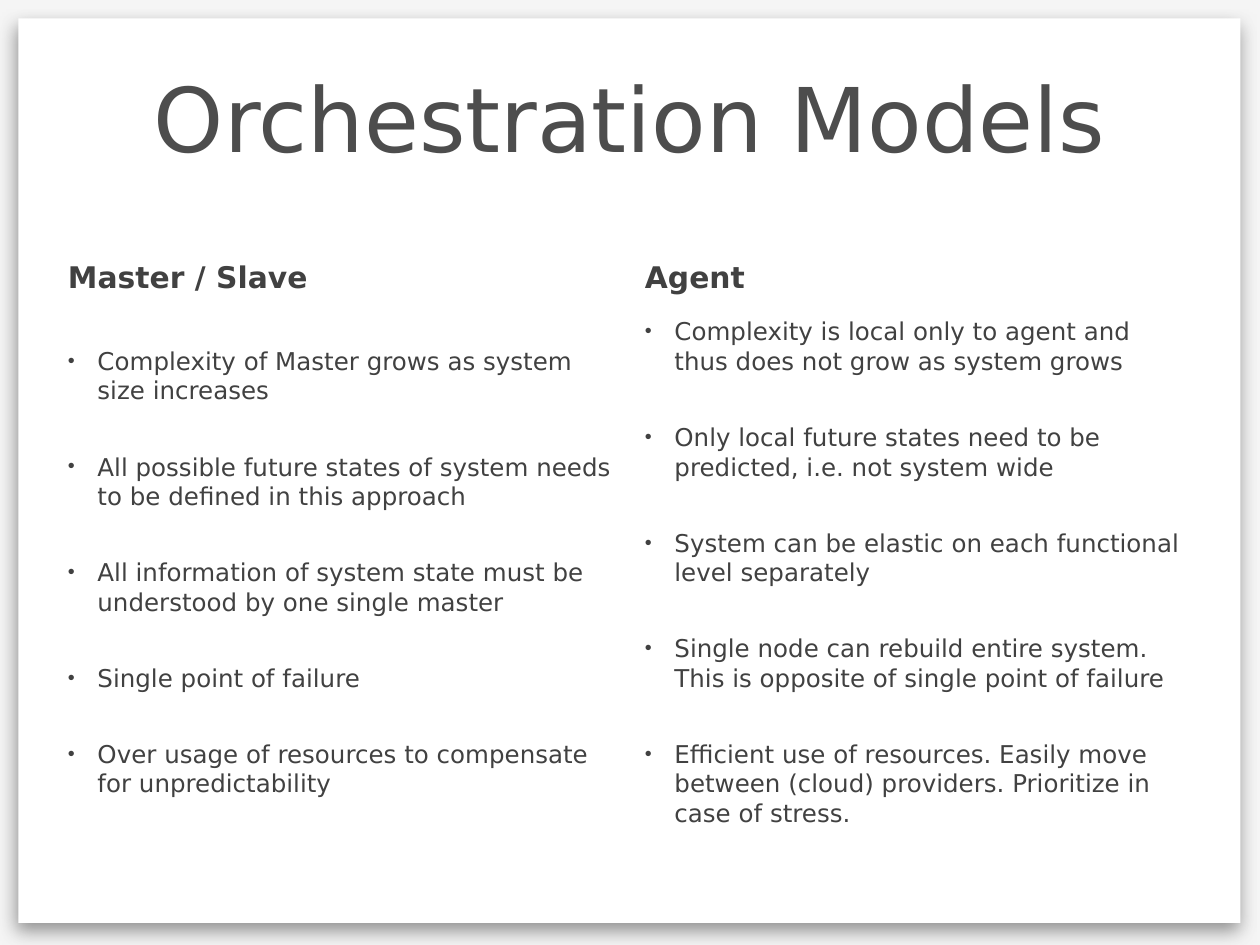
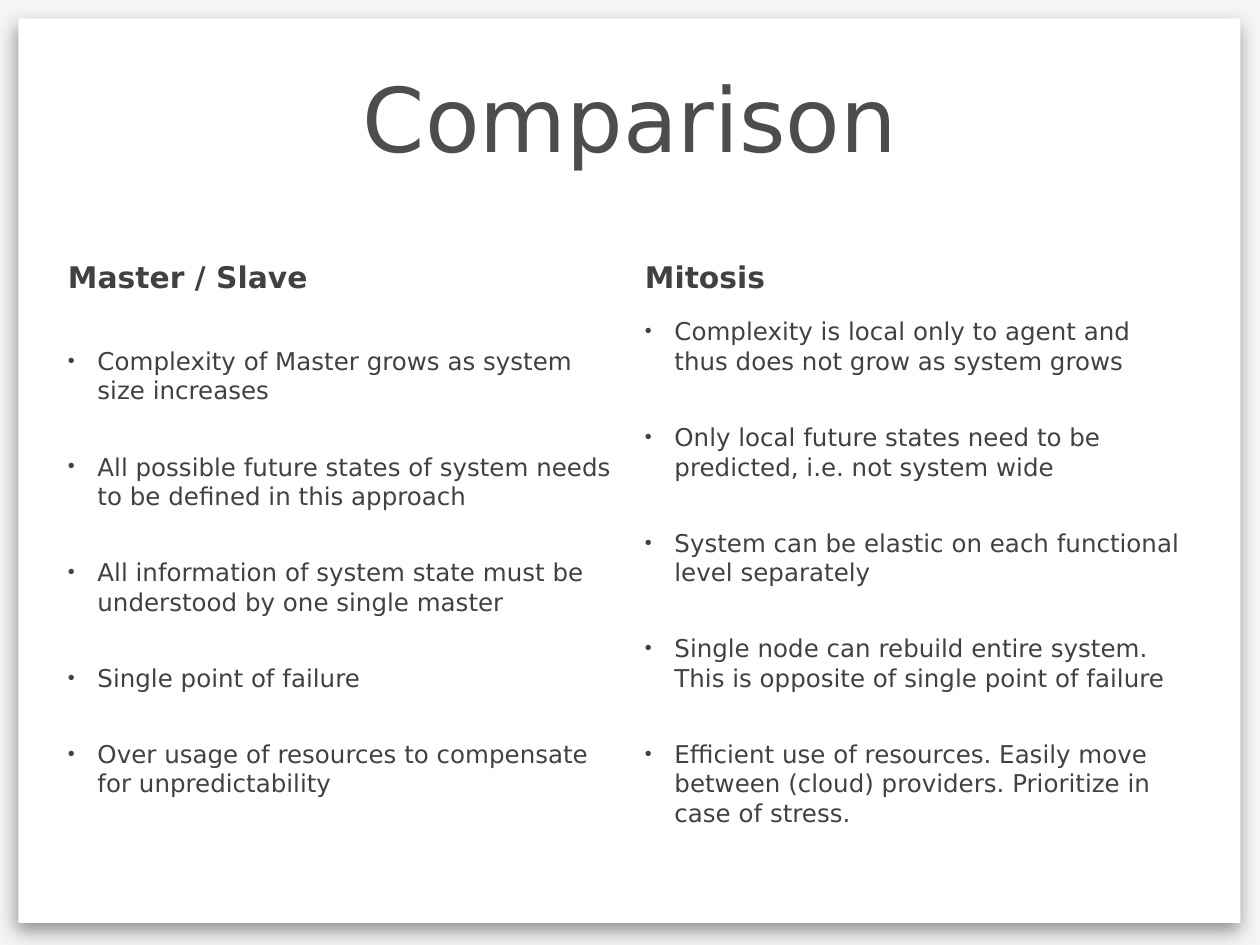
Before and after one commit to pinireznik/antitude, a slide deck: slide 7 of Mitosis-pitch.pptx (slide 3 before the commit). Drawn at 1260x945 pixels with LibreOffice and Linux fonts; fonts in the diff are those of the drawing; background and template pictures are left out. Boxes give left, top, right and bottom in pixels: in the first picture for what was removed or moved away, otherwise in the second. Text is boxed around its words. In the diff, an @@ line names an element or a change of style, - is before the commit and + after.

```diff
--- a/Mitosis-pitch.pptx
+++ b/Mitosis-pitch.pptx
@@ title at bbox=[363, 84, 897, 170]: text changed @@
-Orchestration Models
+Comparison
@@ text at bbox=[645, 265, 765, 289]: text changed @@
-Agent
+Mitosis
```
Also in this commit, not shown: 3 other slides changed, 7 slides added, 16 slides removed.
